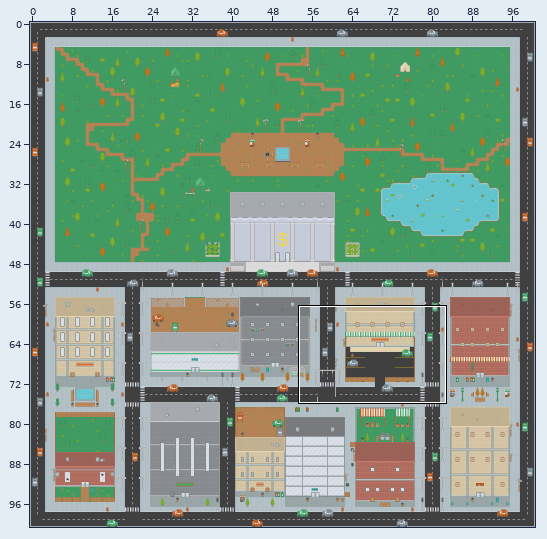
Two versions of a level (Tiled map (JSON), assets/tilemaps/outside-bank.json). Above: a wide view before the commit, with the close-up outlined.
Close-up. Earlier state:
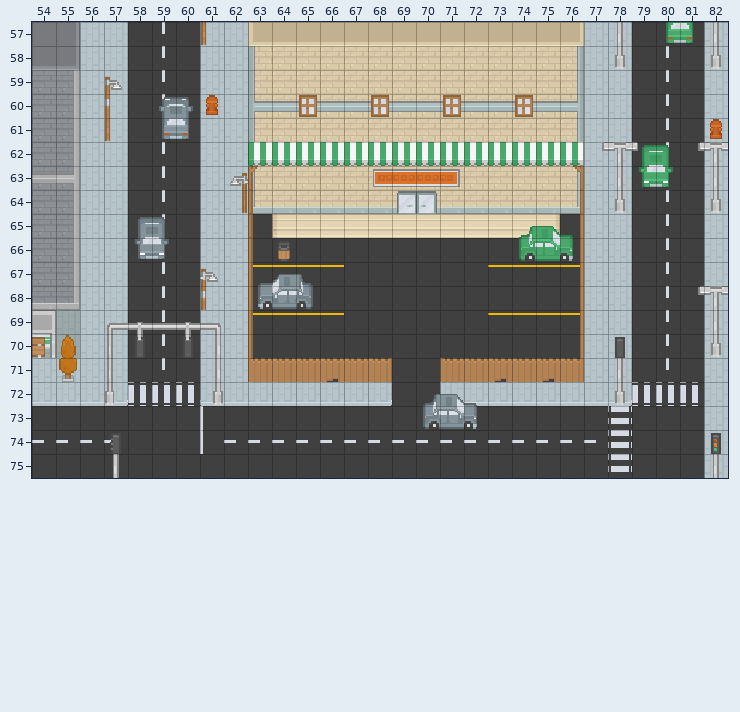
Cells are 16x16 px. Shown: x 54..82, y 57..75. The commit also changed other parts of the map, which this record leaves out.
The same view after the edit:
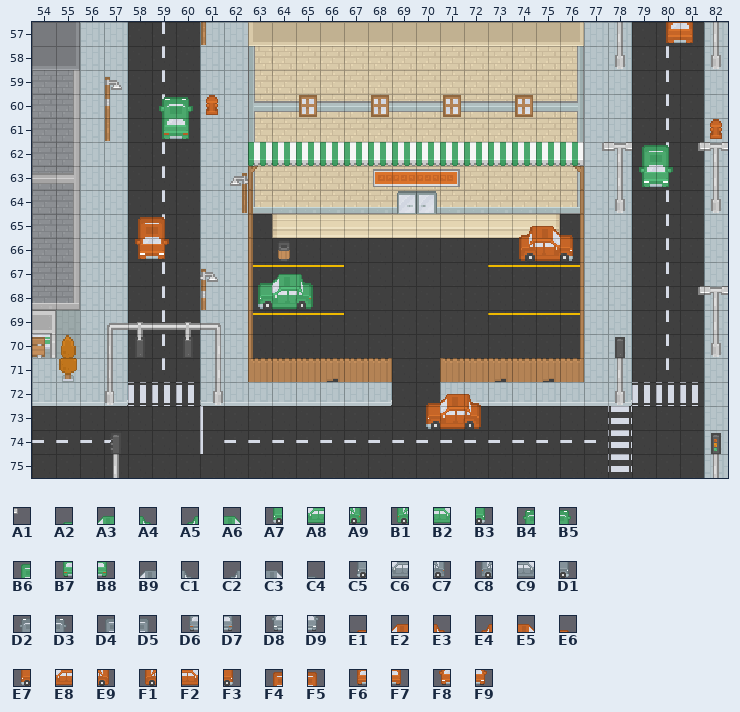
Key: from "RoguelikeCity": A1 598, A2 623, A3 624, A4 625, A5 626, A6 627, A7 660, A8 661, A9 662, B1 663, B2 664, B3 665, B4 697, B5 698, B6 699, B7 734, B8 735, B9 772, C1 773, C2 774, C3 775, C4 776, C5 808, C6 809, C7 810, C8 811, C9 812, D1 813, D2 845, D3 846, D4 847, D5 848, D6 882, D7 883, D8 884, D9 885, E1 919, E2 920, E3 921, E4 922, E5 923, E6 924, E7 956, E8 957, E9 958, F1 959, F2 960, F3 961, F4 995, F5 996, F6 1030, F7 1031, F8 1032, F9 1033.
__ is an empty cell.
Tiles replaced or removed in this view: A1, A5, A6, B1, B2, B3, B6, B7, B8, B9, C1, C2, C3, C4, C5, C6, C7, C8, C9, D1, D2, D3, D4, D5, D6, D7, D8, D9.
Diff:
Changed rows in their new state; .. is an unchanged cell.
Layer "Above World":
first column x 58:
57 .. .. .. .. .. .. .. .. .. .. .. .. .. .. .. .. .. .. .. .. .. .. __ __
60 .. __ __ .. .. .. .. .. .. .. .. .. .. .. .. .. .. .. .. .. .. .. .. ..
61 .. __ __ .. .. .. .. .. .. .. .. .. .. .. .. .. .. .. .. .. .. .. .. ..
62 .. .. .. .. .. .. .. .. .. .. .. .. .. .. .. .. .. .. .. .. .. __ .. ..
65 __ __ .. .. .. .. .. .. .. .. .. .. .. .. .. .. __ __ .. .. .. .. .. ..
66 __ __ .. .. .. .. .. .. .. .. .. .. .. .. .. .. __ __ __ .. .. .. .. ..
67 .. .. .. .. .. .. __ __ .. .. .. .. .. .. .. .. .. .. .. .. .. .. .. ..
68 .. .. .. .. .. __ __ __ .. .. .. .. .. .. .. .. .. .. .. .. .. .. .. ..
first column x 70:
72 __ __ __
73 __ __ __
Layer "Above Player":
first column x 58:
57 .. .. .. .. .. .. .. .. .. .. .. .. .. .. .. .. .. .. .. .. .. .. F6 F7
60 .. B4 B5 .. .. .. .. .. .. .. .. .. .. .. .. .. .. .. .. .. .. .. .. ..
61 .. B7 B8 .. .. .. .. .. .. .. .. .. .. .. .. .. .. .. .. .. .. .. .. ..
62 .. .. .. .. .. .. .. .. .. .. .. .. .. .. .. .. .. .. .. .. .. B6 .. ..
65 F4 F5 .. .. .. .. .. .. .. .. .. .. .. .. .. .. E4 E5 E6 .. .. .. .. ..
66 F8 F9 .. .. .. .. .. .. .. .. .. .. .. .. .. .. F1 F2 F3 .. .. .. .. ..
67 .. .. .. .. .. A2 A3 A4 .. .. .. .. .. .. .. .. .. .. .. .. .. .. .. ..
68 .. .. .. .. .. A7 A8 A9 .. .. .. .. .. .. .. .. .. .. .. .. .. .. .. ..
first column x 70:
72 E1 E2 E3
73 E7 E8 E9
Changed places in both close-ups, as pixel boxes (x1, y1, x2, y2):
changed: (666, 22, 693, 43)
changed: (159, 97, 193, 139)
changed: (632, 142, 638, 151)
changed: (135, 217, 169, 259)
changed: (519, 226, 573, 261)
changed: (258, 274, 313, 309)
changed: (423, 394, 481, 429)
